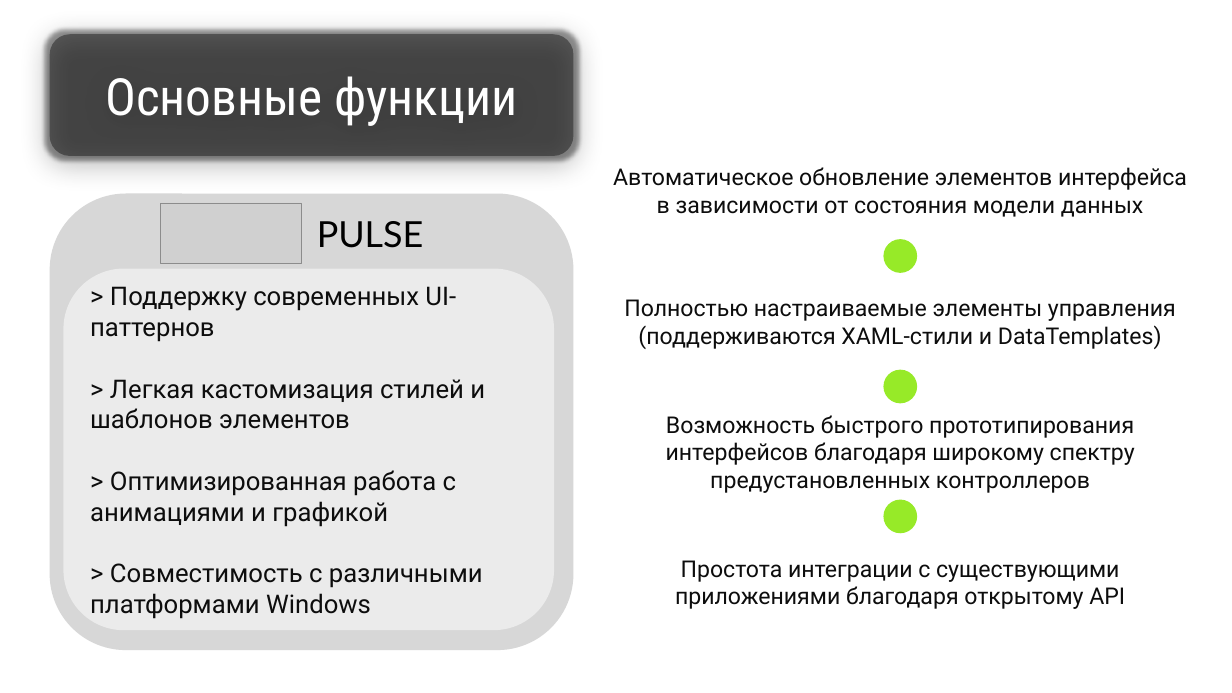
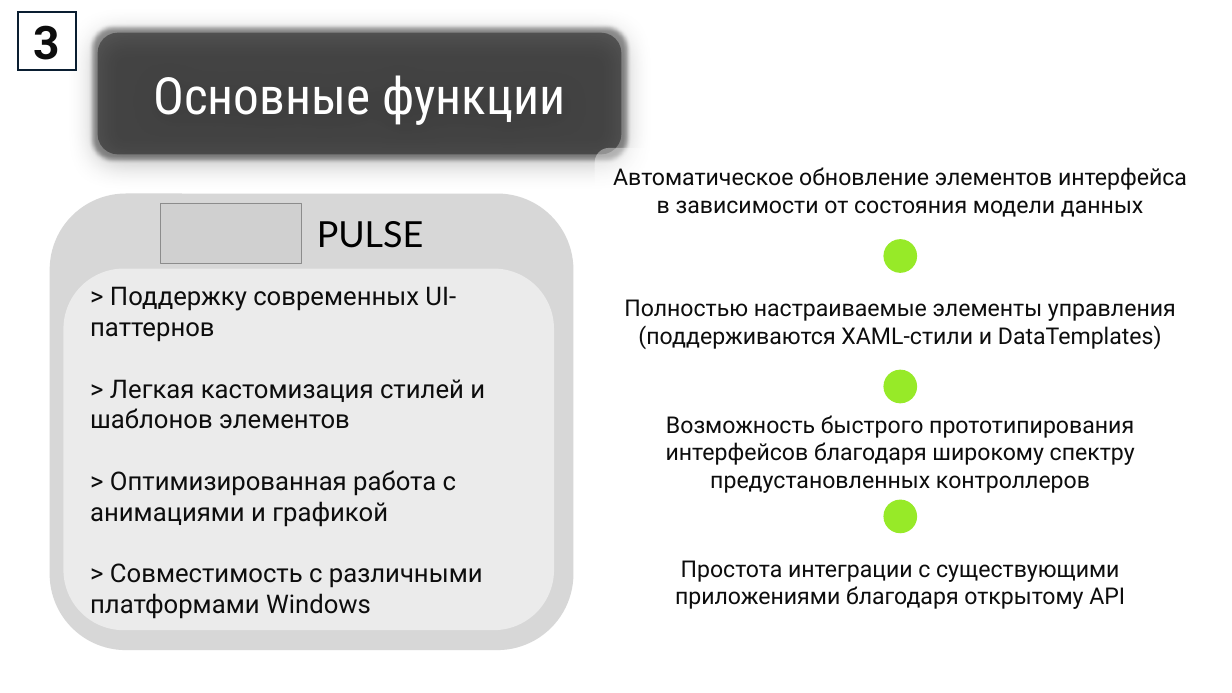
Before and after one commit to KlosHiHi/PITPM, a slide deck: slide 3 of pract/pract5/Презентация.pptx. Drawn at 1232x693 pixels with LibreOffice and Linux fonts; fonts in the diff are those of the drawing; grey boxes stand for pictures; background and template pictures are left out. Boxes give left, top, right and bottom in pixels: in the first picture for what was removed or moved away, otherwise in the second. Text is boxed around its words. In the diff, an @@ line names an element or a change of style, - is before the commit and + after.

```diff
--- a/pract/pract5/Презентация.pptx
+++ b/pract/pract5/Презентация.pptx
@@ rectangle added at bbox=[18, 12, 77, 70], fill #FFFFFF, outline #0B1E31 1.5 pt, 36 pt, text #0D0D0D, bold @@
+3
@@ rounded rectangle "Основные функции": place and size @@
-rounded rectangle "Основные функции" at bbox=[50, 34, 574, 156]
+rounded rectangle "Основные функции" at bbox=[98, 32, 622, 154]
```
Also in this commit, not shown: 4 other slides changed, 2 slides added, 2 slides removed, 16 other files.
